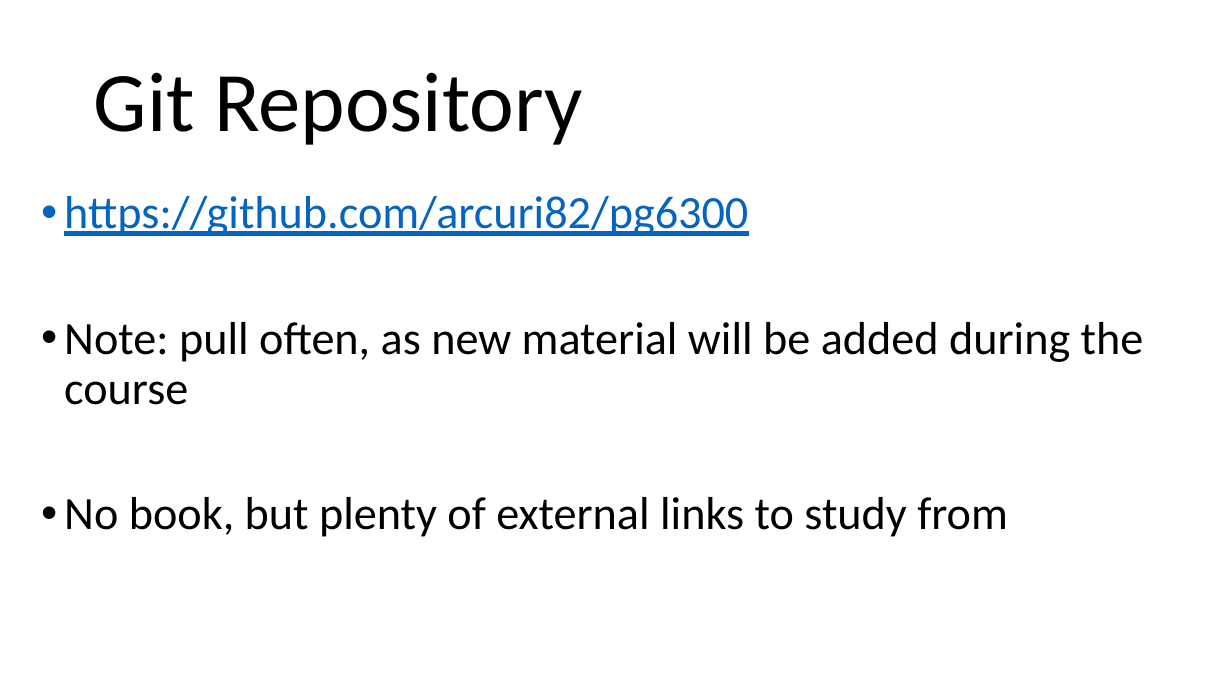
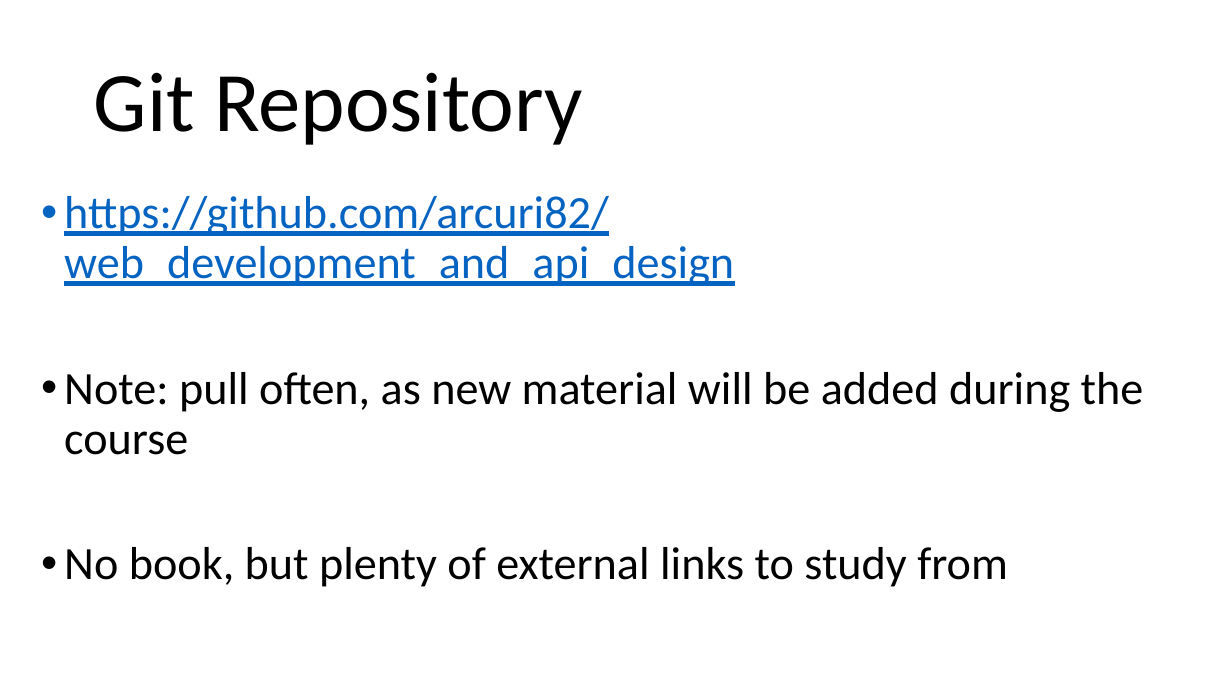
Before and after one commit to arcuri82/web_development_and_api_design, a slide deck: slide 6 of docs/slides/lesson_01.pptx. Drawn at 1232x693 pixels with LibreOffice and Linux fonts; fonts in the diff are those of the drawing. Boxes give left, top, right and bottom in pixels: in the first picture for what was removed or moved away, otherwise in the second. Text is boxed around its words. In the diff, an @@ line names an element or a change of style, - is before the commit and + after.

```diff
--- a/docs/slides/lesson_01.pptx
+++ b/docs/slides/lesson_01.pptx
@@ text at (x1=64, y1=196, x2=734, y2=286): text changed @@
-• https://github.com/arcuri82/pg6300
+• https://github.com/arcuri82/web_development_and_api_design
```
Also in this commit, not shown: 3 other slides changed, 4 other files.
